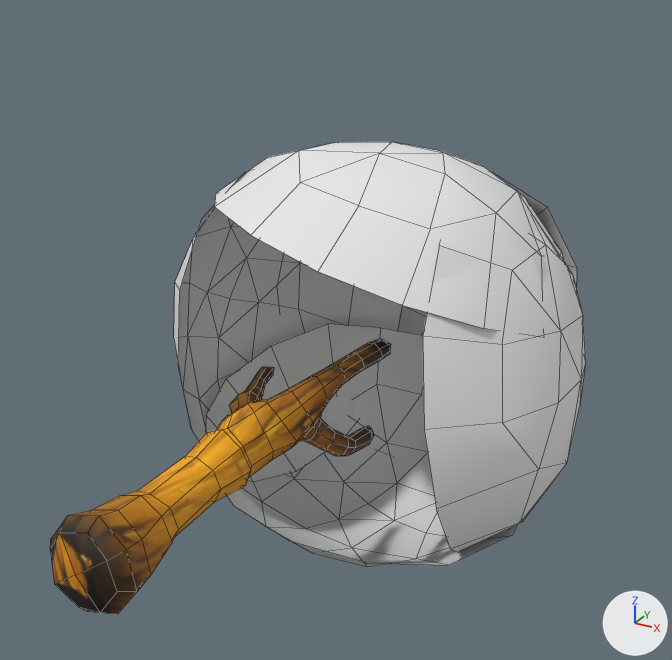
A saved change to the FBX model Assets/3D/Props/ARVORE01.fbx.
Before and after are seen from a camera (50 mm lens) standing at (2.83, -2.59, 2.89) and looking at (-0.06, 2.66, 0.26). The axes (+X, +Y, +Z) are drawn at lower right. The lights are the same throughout. Mesh edges are drawn as thin lines.

Objects in the first picture: 'tree01'.
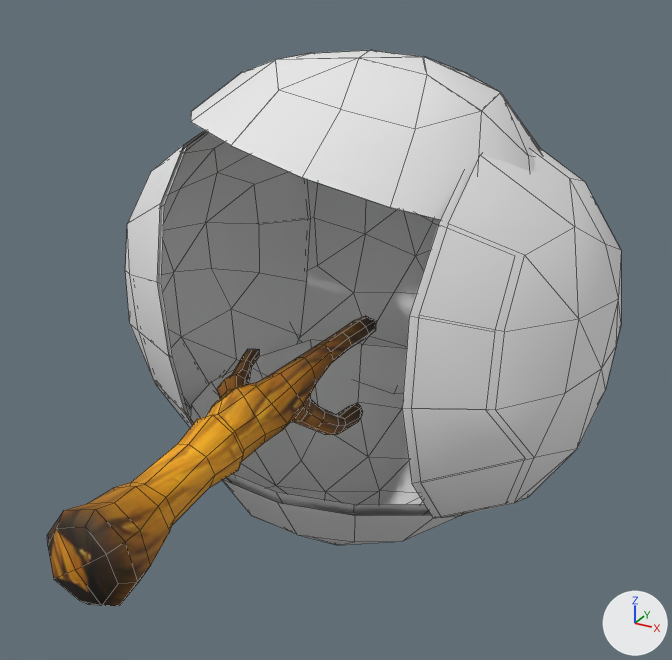
Pixel boxes [x1, y1, x2, y2] of what changed, in the pictures (672 x 660 px; the box of a moved part takes in the faces that stretch with it):
```json
{"object": "tree01", "change": "reshaped", "before": [50, 142, 586, 614], "after": [47, 50, 621, 606], "on screen": "7% wider, 18% taller"}
{"part": 1, "of": "me_cube_012", "change": "moved or reshaped", "before": [50, 339, 391, 614], "after": [47, 316, 376, 606]}
{"part": 2, "of": "me_cube_012", "change": "moved or reshaped", "before": [206, 324, 518, 567], "after": [222, 478, 461, 545]}
{"part": 3, "of": "me_cube_012", "change": "moved or reshaped", "before": [292, 172, 577, 335], "after": [298, 180, 440, 394]}
{"part": 4, "of": "me_cube_012", "change": "moved or reshaped", "before": [423, 222, 586, 552], "after": [411, 148, 621, 518]}
{"part": 5, "of": "me_cube_012", "change": "moved or reshaped", "before": [214, 142, 563, 331], "after": [191, 50, 542, 220]}
{"part": 6, "of": "me_cube_012", "change": "moved or reshaped", "before": [174, 171, 402, 482], "after": [125, 130, 207, 428]}
{"part": 7, "of": "me_cube_012", "change": "added", "after": [157, 132, 310, 425]}
{"part": 8, "of": "me_cube_012", "change": "added", "after": [402, 180, 466, 518]}
{"part": 9, "of": "me_cube_012", "change": "added", "after": [190, 340, 431, 516]}
```

Scene script edits in JSON lines:
```json
{"block": "me_cube_012", "where": "me_cube_012.from_pydata(...)  # 483 vertices, 496 faces; spans x -1.68..1.58, y -0.02..4.75, z -1.82..1.49"}
{"block": "me_cube_012", "where": "# used by ob_tree01; location = (0.0, 0.0, 0.0)"}
{"block": "me_cube_012", "change": "me_cube_012 part 1: the loose piece of 258 vertices spanning x -0.55..0.44, y -0.02..2.6, z -0.48..0.37 is multiplied about its middle by the matrix ((0.999, -0.043, -0.011), (0.043, 0.998, -0.042), (0.013, 0.042, 0.999)), then moved by (-0.06, 0.0, 0.08)"}
{"block": "me_cube_012", "change": "me_cube_012 part 2: the loose piece of 45 vertices spanning x -1.5..1.36, y 2.04..4.47, z -1.82..-0.42 is multiplied about its middle by the matrix ((0.994, -0.022, -0.107), (0.046, 0.974, 0.224), (0.099, -0.227, 0.969)), then moved by (-0.14, 0.01, -0.01)"}
{"block": "me_cube_012", "change": "me_cube_012 part 3: the loose piece of 45 vertices spanning x -1.39..1.3, y 3.88..4.75, z -1.56..1.19 is multiplied about its middle by the matrix ((0.999, -0.043, -0.011), (0.043, 0.998, -0.042), (0.013, 0.042, 0.999)), then moved by (-0.31, 0.3, 0.45)"}
{"block": "me_cube_012", "change": "me_cube_012 part 4: the loose piece of 45 vertices spanning x 0.38..1.58, y 1.95..4.48, z -1.43..1.36 is multiplied about its middle by the matrix ((0.972, 0.222, 0.078), (-0.211, 0.968, -0.133), (-0.105, 0.113, 0.988)), then moved by (0.19, -0.05, 0.27)"}
{"block": "me_cube_012", "change": "me_cube_012 part 5: the loose piece of 45 vertices spanning x -1.19..1.42, y 2.03..4.48, z 0.2..1.49 is multiplied about its middle by the matrix ((0.999, -0.043, -0.011), (0.043, 0.998, -0.042), (0.013, 0.042, 0.999)), then moved by (-0.17, 0.02, 0.61)"}
{"block": "me_cube_012", "change": "me_cube_012 part 6: the loose piece of 45 vertices spanning x -1.68..-0.35, y 2.1..4.55, z -1.56..1.27 is multiplied about its middle by the matrix ((0.921, -0.39, -0.016), (0.384, 0.912, -0.148), (0.072, 0.13, 0.989)), then moved by (-0.43, -0.23, 0.3)"}
{"block": "me_cube_012", "change": "me_cube_012 part 7: the loose piece of 45 vertices spanning x -1.68..-0.35, y 2.1..4.55, z -1.56..1.27 is copied, and the copy is multiplied about its middle by the matrix ((0.921, -0.39, -0.016), (0.384, 0.912, -0.148), (0.072, 0.13, 0.989)), then moved by (-0.4, -0.23, 0.3); it spans x -2.07..-0.95, y 1.94..4.5, z -1.22..1.57"}
{"block": "me_cube_012", "change": "me_cube_012 part 8: the loose piece of 45 vertices spanning x 0.38..1.58, y 1.95..4.48, z -1.43..1.36 is copied, and the copy is multiplied about its middle by the matrix ((0.972, 0.222, 0.078), (-0.211, 0.968, -0.133), (-0.105, 0.113, 0.988)), then moved by (0.14, -0.07, 0.27); it spans x 0.74..1.69, y 1.91..4.5, z -1.13..1.63"}
{"block": "me_cube_012", "change": "me_cube_012 part 9: the loose piece of 45 vertices spanning x -1.5..1.36, y 2.04..4.47, z -1.82..-0.42 is copied, and the copy is multiplied about its middle by the matrix ((0.994, -0.022, -0.107), (0.046, 0.974, 0.224), (0.099, -0.227, 0.969)), then moved by (-0.15, 0.0, 0.08); it spans x -1.68..1.16, y 2.07..4.58, z -1.77..-0.49"}
```
